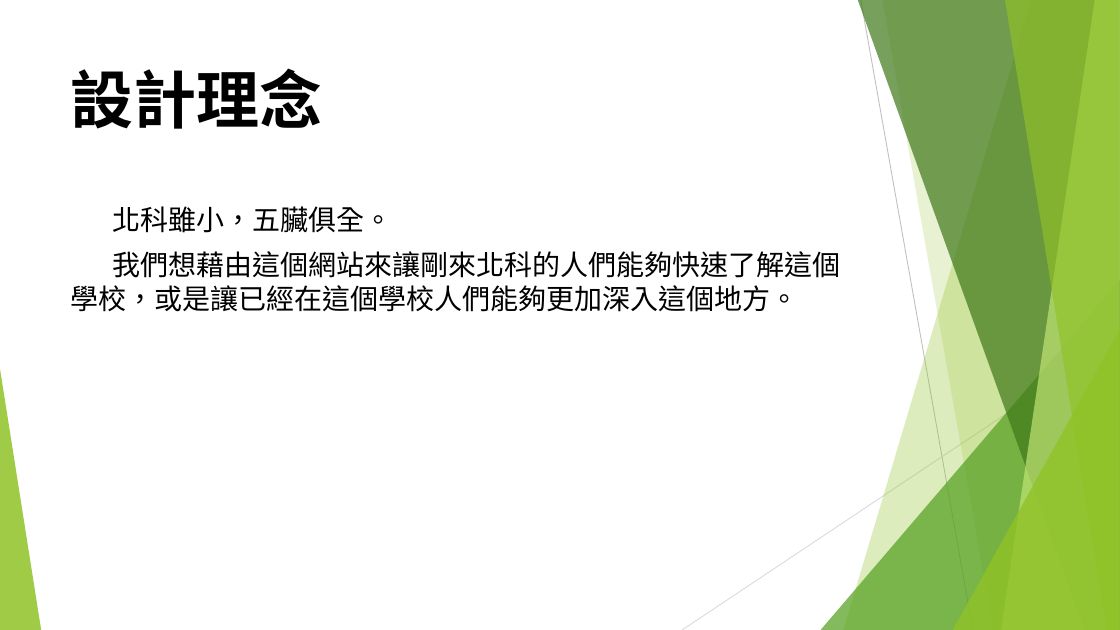
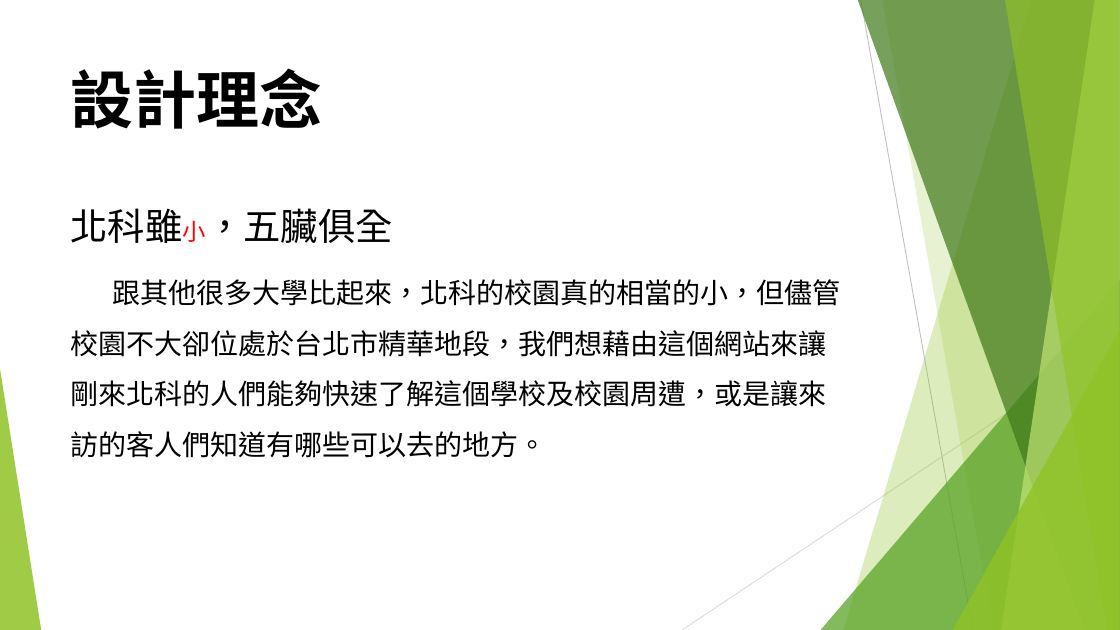
Before and after one commit to johnson0903/F2E-Midterm, a slide deck: slide 2 of midterm-ppt/期中報告.pptx. Drawn at 1120x630 pixels with LibreOffice and Linux fonts; fonts in the diff are those of the drawing. Boxes give left, top, right and bottom in pixels: in the first picture for what was removed or moved away, otherwise in the second. Text is boxed around its words. In the diff, an @@ line names an element or a change of style, - is before the commit and + after.

```diff
--- a/midterm-ppt/期中報告.pptx
+++ b/midterm-ppt/期中報告.pptx
@@ text at [71,208,841,458]: text changed @@
-北科雖小，五臟俱全。
-我們想藉由這個網站來讓剛來北科的人們能夠快速了解這個學校，或是讓已經在這個學校人們能夠更加深入這個地方。
+北科雖小，五臟俱全
+跟其他很多大學比起來，北科的校園真的相當的小，但儘管校園不大卻位處於台北市精華地段，我們想藉由這個網站來讓剛來北科的人們能夠快速了解這個學校及校園周遭，或是讓來訪的客人們知道有哪些可以去的地方。
```
Also in this commit, not shown: 6 other slides changed, 40 other files.
